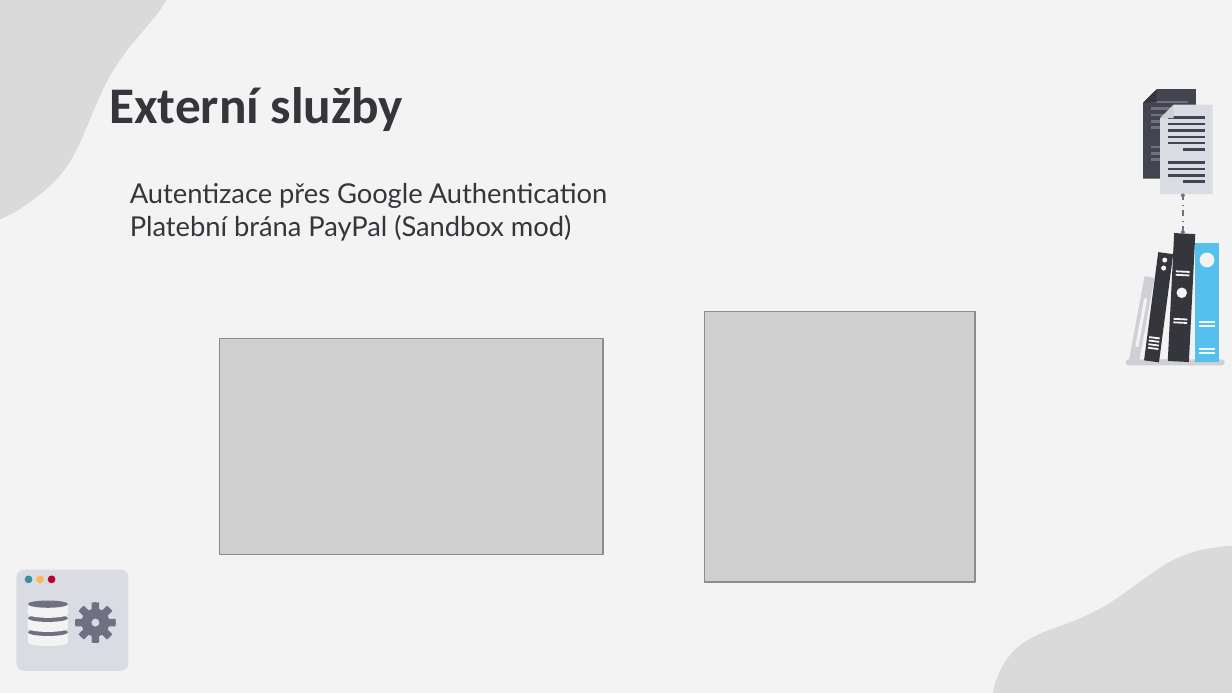
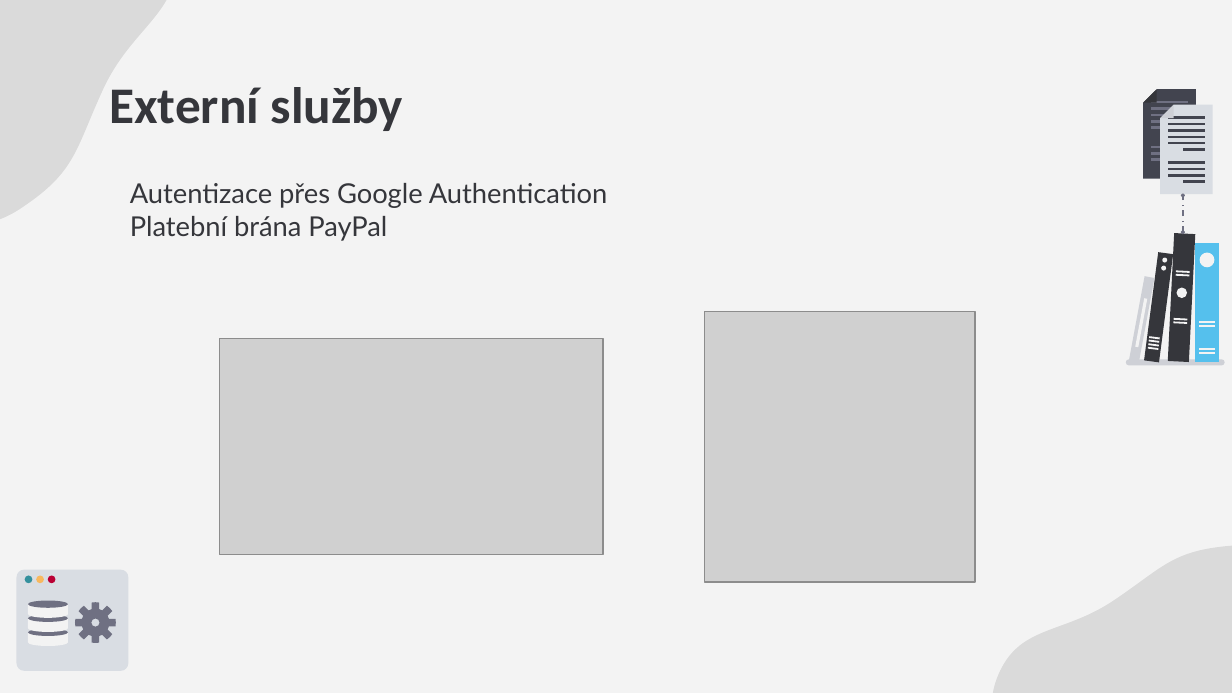
Before and after one commit to sakJH/GymNest, a slide deck: slide 5 of Výstupy projektu/GymNest Výstupní prezentace.pptx (slide 4 before the commit). Drawn at 1232x693 pixels with LibreOffice and Linux fonts; fonts in the diff are those of the drawing; grey boxes stand for pictures. Boxes give left, top, right and bottom in pixels: in the first picture for what was removed or moved away, otherwise in the second. Text is boxed around its words. In the diff, an @@ line names an element or a change of style, - is before the commit and + after.

```diff
--- a/Výstupy projektu/GymNest Výstupní prezentace.pptx
+++ b/Výstupy projektu/GymNest Výstupní prezentace.pptx
@@ text at (130, 216, 387, 241): text changed @@
-Platební brána PayPal (Sandbox mod)
+Platební brána PayPal
```
Also in this commit, not shown: 1 other slide changed, 1 slide added.
